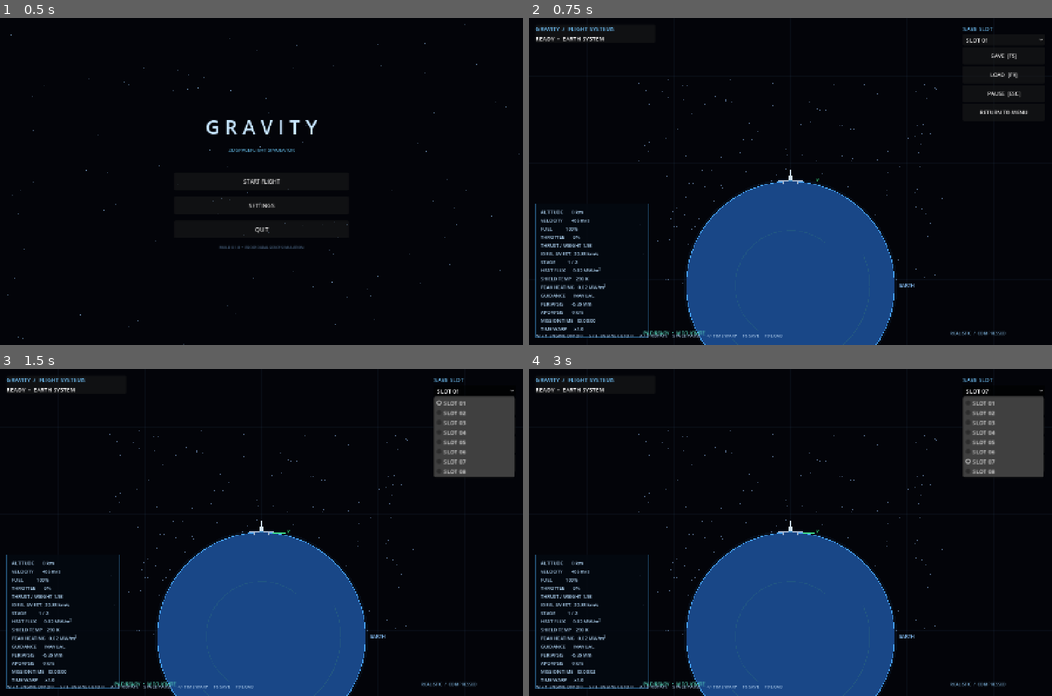
Above: before the commit, frames 1-4 (two rows, left to right).
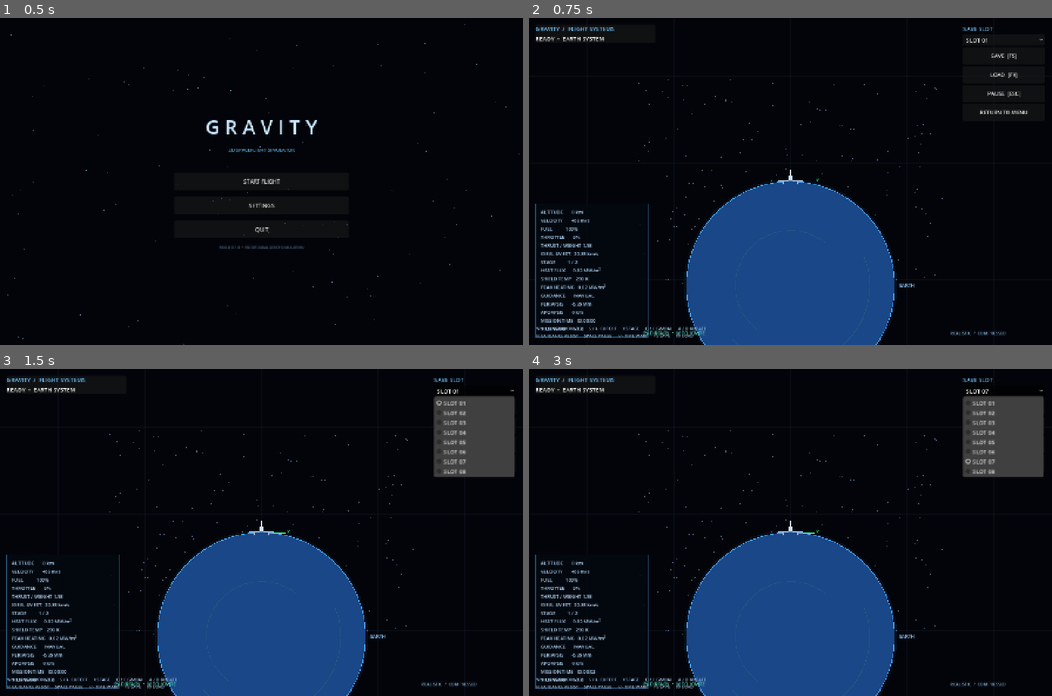
Above: after the commit, the same moments.

Repository: Blagos1195/Gravity-simulator
Game: Godot game, scene res://scenes/main.tscn
The game is run twice, just before and just after one commit, with the same random seed, the same clock (stepped at 60 frames per second) and the same inputs.
Inputs:
- Up to frame 1 (0.5 s): no input
- Up to frame 2 (0.75 s): click "START FLIGHT" at 0.5 s
- Up to frame 3 (1.5 s): click "SLOT 01" at 1.25 s
- Up to frame 4 (3 s): click "RETURN TO MENU" at 2 s; click "SLOT 07" at 2.75 s

Frame 1 is identical in both runs. In frame 2, 0.4% of the frame differs, in the area x 1-49%, y 94-98%; in frame 3, 0.4%; in frame 4, 0.4%.

Commit message:
Show new staging, gimbal and guidance controls

Diff:
--- a/Gravity/scripts/main.gd
+++ b/Gravity/scripts/main.gd
@@ -187,9 +187,9 @@
 
 	var bottom := Label.new()
 	bottom.set_anchors_preset(Control.PRESET_BOTTOM_WIDE)
-	bottom.position = Vector2(20, -34)
-	bottom.size = Vector2(900, 24)
-	bottom.text = "W / ↑ ENGINE ON/OFF     S / ↓ ENGINE CUTOFF     A / D ROTATE     SPACE PAUSE     +/- TIME WARP     F5 SAVE     F9 LOAD"
+	bottom.position = Vector2(20, -54)
+	bottom.size = Vector2(1300, 46)
+	bottom.text = "W / ↑ ENGINE ON/OFF     S / ↓ CUTOFF     X STAGE     Q / E GIMBAL     A / D ROTATE\nH GUIDANCE ASSIST     SPACE PAUSE     +/- TIME WARP     F5 SAVE     F9 LOAD"
 	bottom.add_theme_font_size_override("font_size", 12)
 	bottom.add_theme_color_override("font_color", Color(0.65, 0.77, 0.9))
 	hud_root.add_child(bottom)
